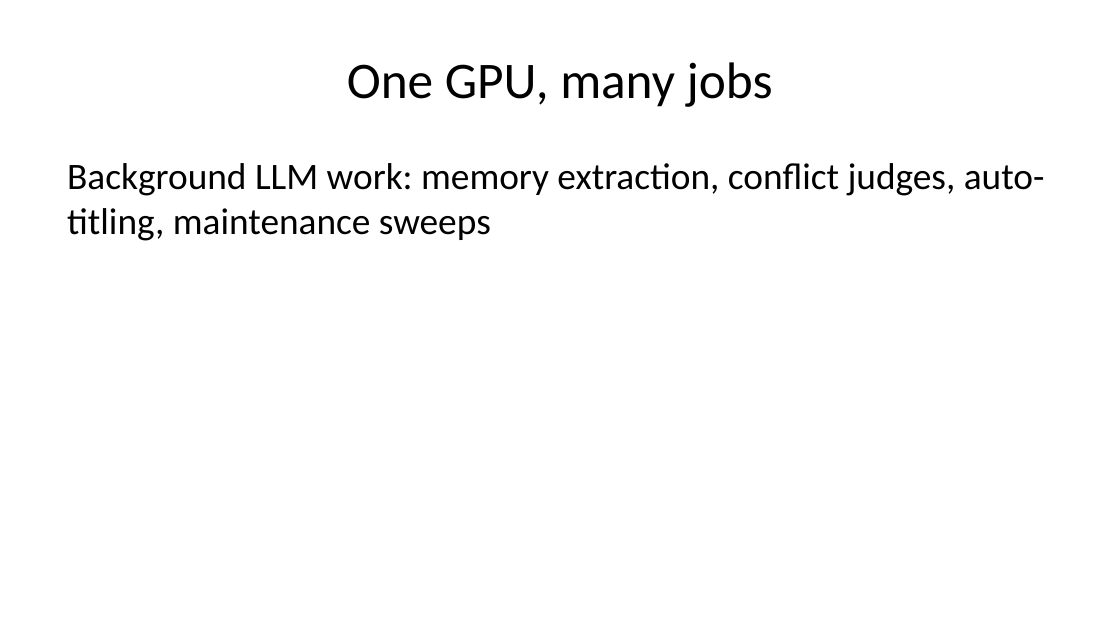
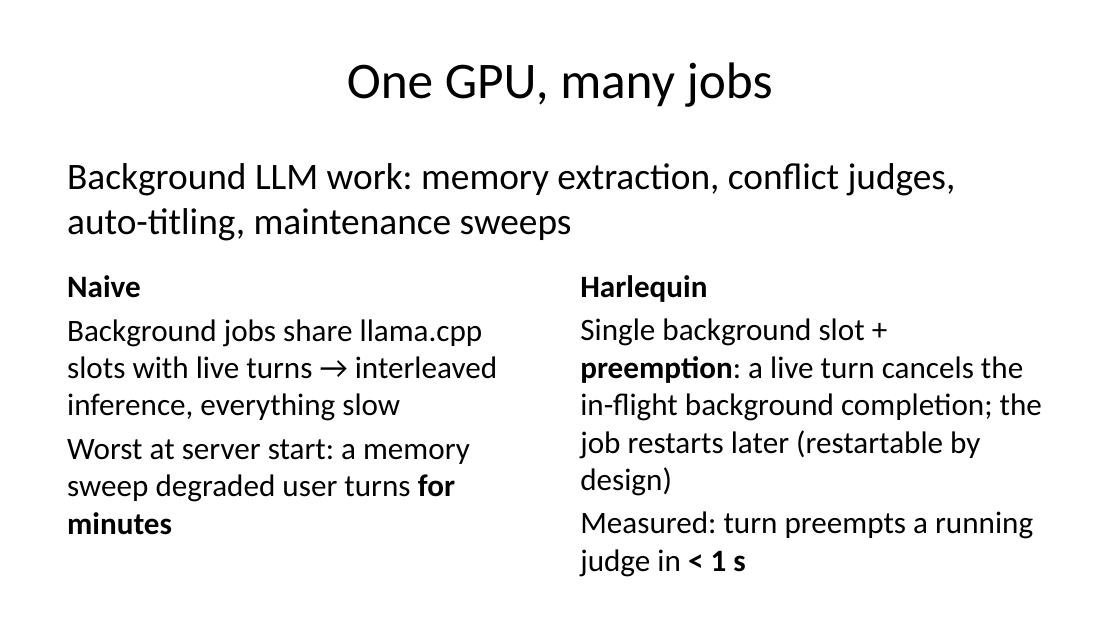
Before and after one commit to ivoras/harlequin, a slide deck: slide 11 of docs/croai2026/slides-pptx.pptx. Drawn at 1120x630 pixels with LibreOffice and Linux fonts; fonts in the diff are those of the drawing. Boxes give left, top, right and bottom in pixels: in the first picture for what was removed or moved away, otherwise in the second. Text is boxed around its words. In the diff, an @@ line names an element or a change of style, - is before the commit and + after.

```diff
--- a/docs/croai2026/slides-pptx.pptx
+++ b/docs/croai2026/slides-pptx.pptx
@@ text "Background LLM work: memory extraction, ..." rewrapped from bbox=[67, 163, 1045, 241] to bbox=[67, 163, 956, 241] @@
@@ text added at bbox=[67, 275, 497, 535], 20 pt, text #000000 @@
+Naive
+Background jobs share llama.cpp slots with live turns → interleaved inference, everything slow
+Worst at server start: a memory sweep degraded user turns for minutes
@@ text added at bbox=[580, 275, 1042, 577], 20 pt, text #000000 @@
+Harlequin
+Single background slot + preemption: a live turn cancels the in-flight background completion; the job restarts later (restartable by design)
+Measured: turn preempts a running judge in < 1 s
```
Also in this commit, not shown: 1 other slide changed, 1 slide removed.
